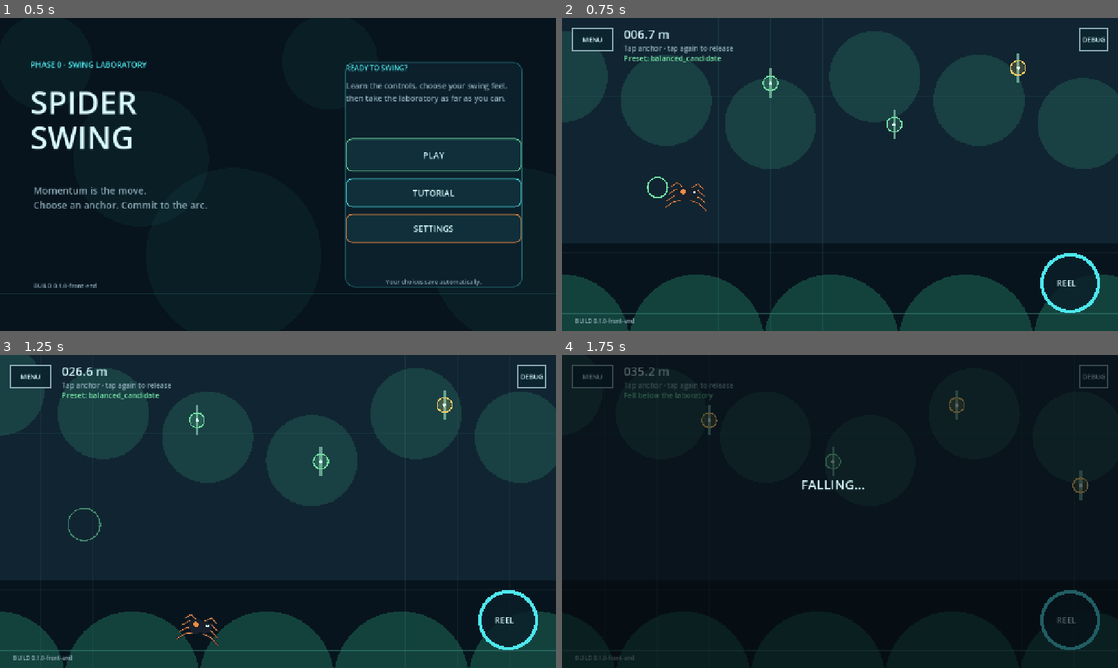
Above: before the commit, frames 1-4 (two rows, left to right).
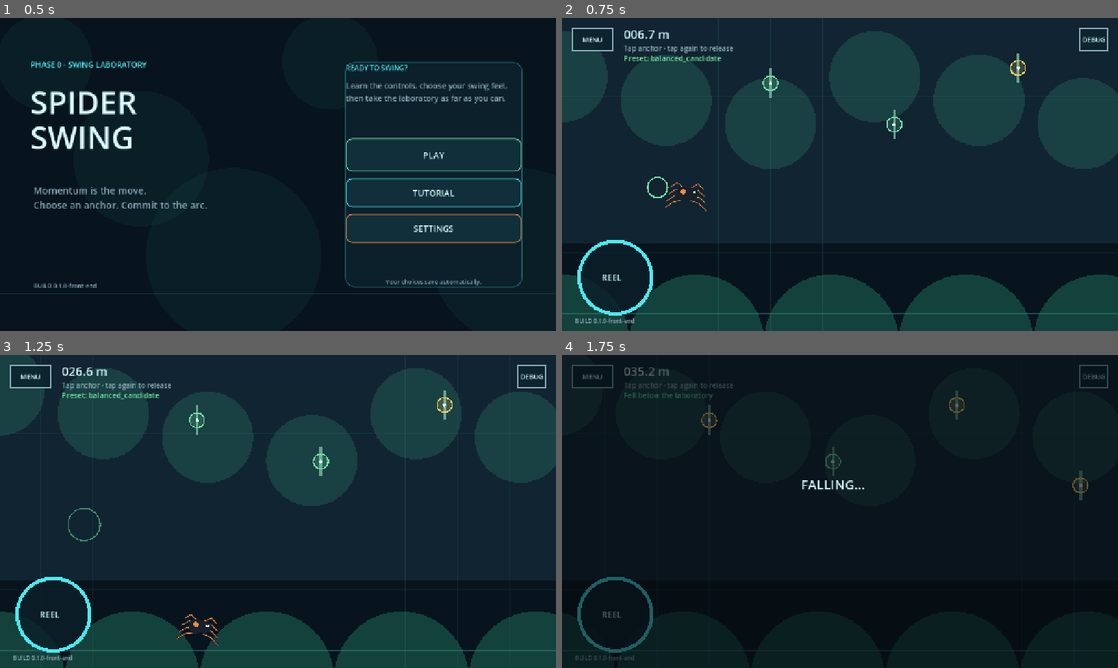
Above: after the commit, the same moments.

Repository: menno420/spider-swing
Game: Godot game, scene res://game/bootstrap/main.tscn
Same seed, same stepped clock (60 frames per second), same inputs: the game is played once before the commit and once after it.
Inputs (mouse positions are in pixels of both pictures, inside the frame that each line leads up to):
- Up to frame 1 (0.5 s): no input
- Up to frame 2 (0.75 s): click "PLAY" at 0.5 s
- Up to frame 3 (1.25 s): no input
- Up to frame 4 (1.75 s): click (1067, 621) at 1.25 s

Frame 1 is identical in both runs. In frame 2, 1.9% of the frame differs, in the area x 2-97%, y 70-96%; in frame 3, 1.9%; in frame 4, 0.9%.

Commit message:
Implement the Phase 0.5 traversal slice

Diff:
--- a/game/domain/lab_layout.gd
+++ b/game/domain/lab_layout.gd
@@ -10,7 +10,11 @@
 
 
 static func reel_rect(viewport_size: Vector2) -> Rect2:
-	return Rect2(viewport_size.x - 184.0, viewport_size.y - 184.0, 148.0, 148.0)
+	return Rect2(28.0, viewport_size.y - 218.0, 190.0, 190.0)
+
+
+static func burst_rect(viewport_size: Vector2) -> Rect2:
+	return Rect2(viewport_size.x - 206.0, viewport_size.y - 206.0, 178.0, 178.0)
 
 
 static func menu_rect(_viewport_size: Vector2) -> Rect2:
